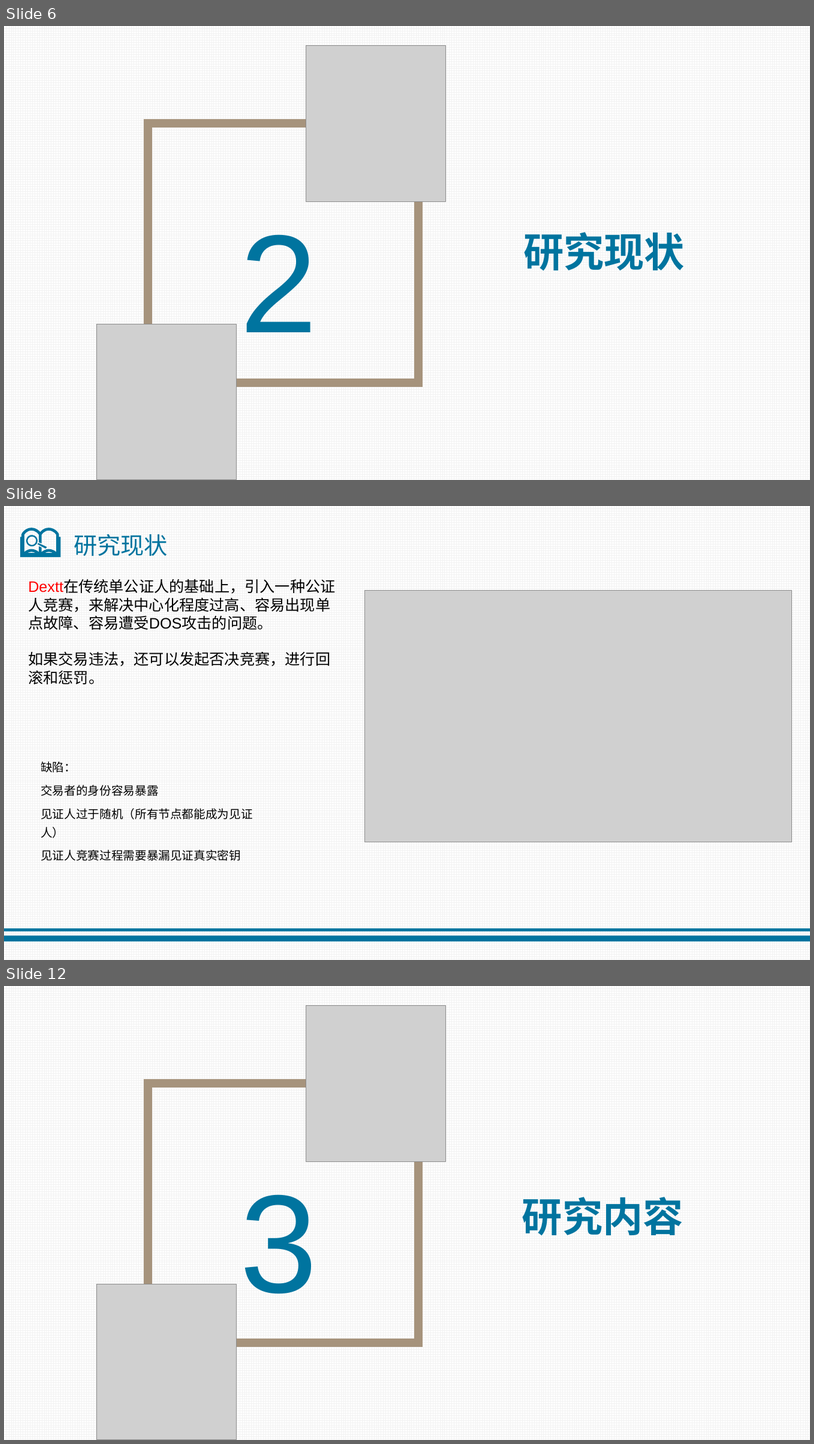
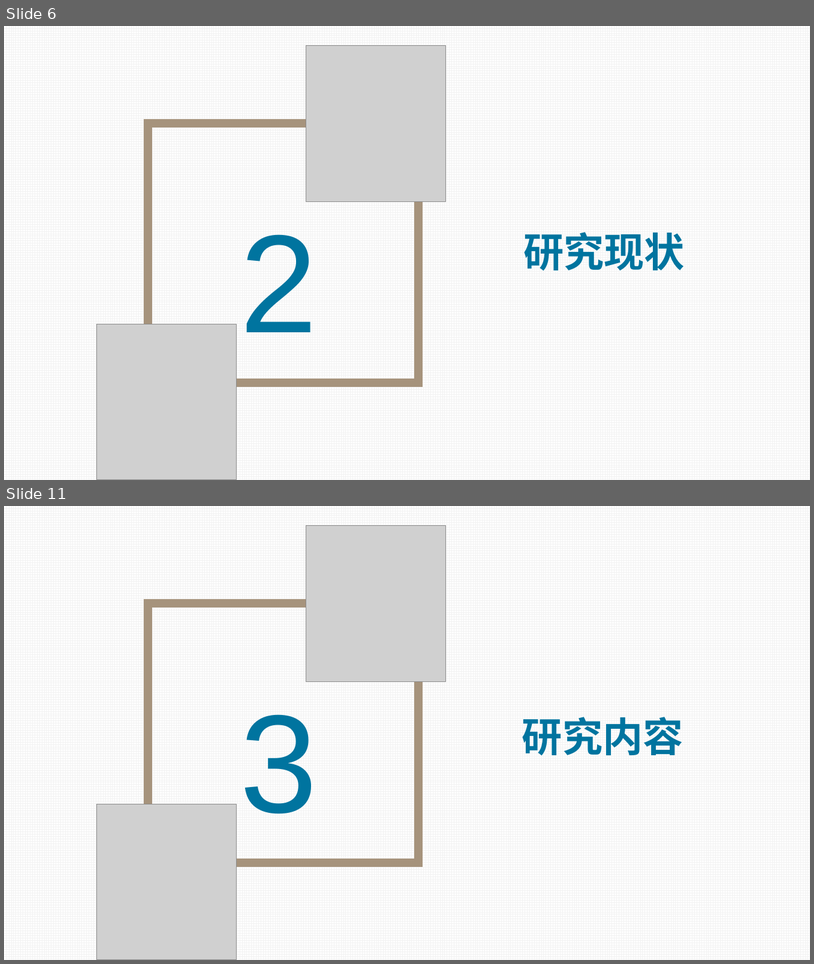
Before and after one commit to jiangquanli-0304/notary, a slide deck: 开题报告.pptx. Shown one above the other, each under a label of ours: slides 6, 8 and 12 before the commit, slides 6 and 11 after it; the slides between them are not shown. The pictures are 814x1444 and 814x964 pixels, drawn with LibreOffice and Linux fonts; fonts in the diff are those of the drawing; grey boxes stand for pictures. Boxes give left, top, right and bottom in pixels: in the first picture for what was removed or moved away, otherwise in the second. Text is boxed around its words. In the diff, an @@ line names an element or a change of style, - is before the commit and + after.

```diff
--- a/开题报告.pptx
+++ b/开题报告.pptx
@@ slide 8 removed at bbox=[4, 506, 810, 960], background pattern #F2F2F2 on #FFFFFF @@
@@ freeform shape removed at bbox=[20, 528, 61, 557] @@
@@ text removed at bbox=[74, 534, 168, 556] @@
-研究现状
@@ text removed at bbox=[28, 580, 335, 684] @@
-Dextt在传统单公证人的基础上，引入一种公证人竞赛，来解决中心化程度过高、容易出现单点故障、容易遭受DOS攻击的问题。
-如果交易违法，还可以发起否决竞赛，进行回滚和惩罚。
@@ picture removed at bbox=[365, 591, 792, 842] @@
@@ text removed at bbox=[41, 761, 252, 861] @@
-缺陷：
-交易者的身份容易暴露
-见证人过于随机（所有节点都能成为见证人）
-见证人竞赛过程需要暴漏见证真实密钥
@@ rectangle removed at bbox=[4, 936, 810, 942] @@
@@ rectangle removed at bbox=[4, 928, 810, 931] @@
@@ what was slide 12 is now slide 11 @@
```
Also in this commit, not shown: 13 slides changed, 1 slide added, 1 other slide removed, 6 other files.
